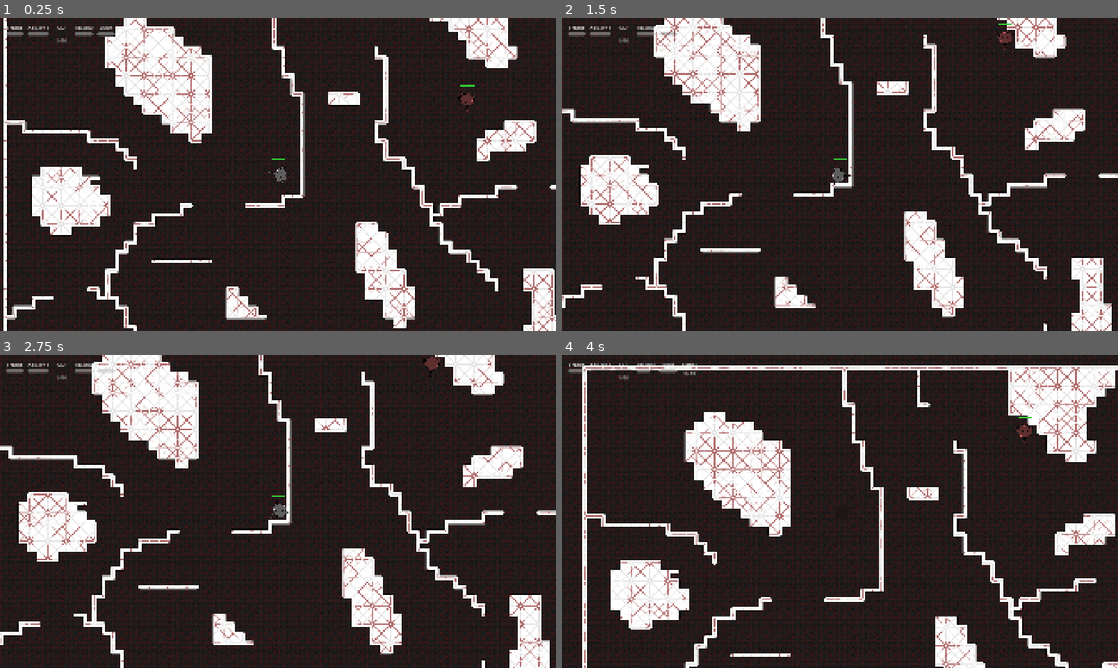
Above: before the commit, frames 1-4 (two rows, left to right).
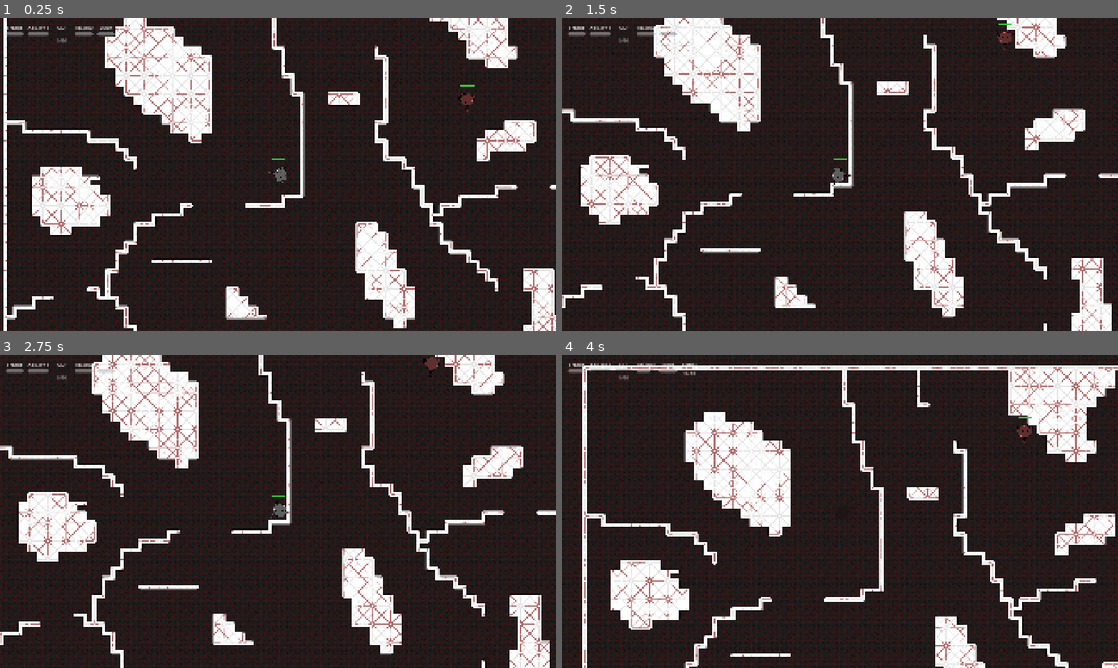
Above: after the commit, the same moments.

Repository: UVASGD/spring-2026-meowdernwarfare
Game: Godot game, scene res://scenes/game.tscn
The game is run twice, just before and just after one commit, with the same random seed, the same clock (stepped at 60 frames per second) and the same inputs. This scene is started directly instead of the project's main scene.
Inputs (mouse positions are in pixels of both pictures, inside the frame that each line leads up to):
- Up to frame 1 (0.25 s): no input
- Up to frame 2 (1.5 s): tap Enter (ui_accept) at 0.5, 0.77 s; move the mouse to (962, 158) at 0.52 s; hold D 0.53-1.28 s; tap Shift at 0.6 s; click (962, 158) at 0.67 s; move the mouse to (728, 190) at 1.27 s; hold S from 1.28 s (still down); tap Space at 1.35 s
- Up to frame 3 (2.75 s): tap Enter (ui_accept) at 1.52 s; move the mouse to (333, 442) at 2.02 s; release S at 2.03 s; hold D from 2.03 s (still down); tap Q at 2.1 s
- Up to frame 4 (4 s): move the mouse to (812, 574) at 2.77 s; release D at 2.78 s; hold W 2.78-3.53 s; tap R at 2.85 s; click (812, 574) at 2.92 s; tap Enter (ui_accept) at 3.02, 3.77 s; move the mouse to (1006, 558) at 3.52 s; hold A from 3.53 s (still down); tap E at 3.6 s

The runs differ from the first frame. In frame 1, 2.6% of the frame differs, in the area x 0-100%, y 0-100%; in frame 2, 2.9%; in frame 3, 2.8%; in frame 4, 3.1%, in the area x 4-100%, y 3-100%.

Commit message:
Added in the slightest of changes to loanshark, and implemented their sprites

Diff:
--- a/scenes/heroes/loanshark.tscn
+++ b/scenes/heroes/loanshark.tscn
@@ -1,16 +1,164 @@
-[gd_scene load_steps=2 format=3]
+[gd_scene load_steps=34 format=3 uid="uid://bm518183utayv"]
 
-[ext_resource type="Script" path="res://scripts/heroes/loanshark.gd" id="1_script"]
+[ext_resource type="Script" uid="uid://kb44jk3w67cb" path="res://scripts/heroes/loanshark.gd" id="1_script"]
+[ext_resource type="Texture2D" uid="uid://dhj58brqe3yqh" path="res://assets/sprites/loanshark/loan shark.png" id="2_cpwo7"]
+[ext_resource type="Texture2D" uid="uid://cq3rks3mbbrif" path="res://assets/sprites/loanshark/reap animation/sharkbite_frame_1.png" id="3_e4u3g"]
+[ext_resource type="Texture2D" uid="uid://dii78tjrxsast" path="res://assets/sprites/loanshark/melee animation/melee_1.png" id="3_he6r5"]
+[ext_resource type="Texture2D" uid="uid://f2esd0yfirxq" path="res://assets/sprites/loanshark/reap animation/sharkbite_frame_2.png" id="4_4pbhw"]
+[ext_resource type="Texture2D" uid="uid://fsqxbqo1k2t3" path="res://assets/sprites/loanshark/melee animation/melee_2.png" id="4_sgv4u"]
+[ext_resource type="Texture2D" uid="uid://dqb7vlm6nqvts" path="res://assets/sprites/loanshark/reap animation/sharkbite_frame_3.png" id="5_6kx2j"]
+[ext_resource type="Texture2D" uid="uid://bv4xspvg3fuit" path="res://assets/sprites/loanshark/melee animation/melee_3.png" id="5_8flhq"]
+[ext_resource type="Texture2D" uid="uid://d1jogyvvvpdl3" path="res://assets/sprites/loanshark/melee animation/melee_4.png" id="6_di7q2"]
+[ext_resource type="Texture2D" uid="uid://c2458foa4ds34" path="res://assets/sprites/loanshark/reap animation/sharkbite_frame_4.png" id="6_kuev5"]
+[ext_resource type="Texture2D" uid="uid://ct13w145vql0s" path="res://assets/sprites/loanshark/reap animation/sharkbite_frame_5.png" id="7_0flp1"]
+[ext_resource type="Texture2D" uid="uid://bg7uu37pfwp68" path="res://assets/sprites/loanshark/melee animation/melee_5.png" id="7_yln50"]
+[ext_resource type="Texture2D" uid="uid://qsyqys7j2edl" path="res://assets/sprites/loanshark/walk frames/loan_walk_1.png" id="8_he6r5"]
+[ext_resource type="Texture2D" uid="uid://cms0ehosxge4w" path="res://assets/sprites/loanshark/melee animation/melee_6.png" id="8_rnqa7"]
+[ext_resource type="Texture2D" uid="uid://c5s58li1gkty1" path="res://assets/sprites/loanshark/walk frames/loan_walk_2.png" id="9_sgv4u"]
+[ext_resource type="Texture2D" uid="uid://bd2plqukl38x3" path="res://assets/sprites/loanshark/walk frames/loan_walk_3.png" id="10_8flhq"]
+[ext_resource type="Texture2D" uid="uid://r77w0t2ljyss" path="res://assets/sprites/loanshark/walk frames/loan_walk_4.png" id="11_di7q2"]
+
+[sub_resource type="AtlasTexture" id="AtlasTexture_yln50"]
+atlas = ExtResource("2_cpwo7")
+region = Rect2(0, 0, 500, 500)
+
+[sub_resource type="AtlasTexture" id="AtlasTexture_713vh"]
+atlas = ExtResource("4_sgv4u")
+region = Rect2(0, 0, 600, 600)
+
+[sub_resource type="AtlasTexture" id="AtlasTexture_5vfep"]
+atlas = ExtResource("5_8flhq")
+region = Rect2(0, 0, 600, 600)
+
+[sub_resource type="AtlasTexture" id="AtlasTexture_j34ix"]
+atlas = ExtResource("6_di7q2")
+region = Rect2(0, 0, 600, 600)
+
+[sub_resource type="AtlasTexture" id="AtlasTexture_fullv"]
+atlas = ExtResource("7_yln50")
+region = Rect2(0, 0, 600, 600)
+
+[sub_resource type="AtlasTexture" id="AtlasTexture_udnv0"]
+atlas = ExtResource("8_rnqa7")
+region = Rect2(0, 0, 600, 600)
+
+[sub_resource type="AtlasTexture" id="AtlasTexture_rnqa7"]
+atlas = ExtResource("3_e4u3g")
+region = Rect2(0, 0, 500, 500)
+
+[sub_resource type="AtlasTexture" id="AtlasTexture_y25vs"]
+atlas = ExtResource("4_4pbhw")
+region = Rect2(0, 0, 500, 500)
+
+[sub_resource type="AtlasTexture" id="AtlasTexture_4hism"]
+atlas = ExtResource("5_6kx2j")
+region = Rect2(0, 0, 500, 500)
+
+[sub_resource type="AtlasTexture" id="AtlasTexture_6ueb8"]
+atlas = ExtResource("6_kuev5")
+region = Rect2(0, 0, 500, 500)
+
+[sub_resource type="AtlasTexture" id="AtlasTexture_oxqi2"]
+atlas = ExtResource("7_0flp1")
+region = Rect2(0, 0, 500, 500)
+
+[sub_resource type="AtlasTexture" id="AtlasTexture_jht6k"]
+atlas = ExtResource("8_he6r5")
+region = Rect2(0, 0, 500, 500)
+
+[sub_resource type="AtlasTexture" id="AtlasTexture_e7m0o"]
+atlas = ExtResource("9_sgv4u")
+region = Rect2(0, 0, 500, 500)
+
+[sub_resource type="AtlasTexture" id="AtlasTexture_71870"]
+atlas = ExtResource("10_8flhq")
+region = Rect2(0, 0, 500, 500)
+
+[sub_resource type="AtlasTexture" id="AtlasTexture_igxca"]
+atlas = ExtResource("11_di7q2")
+region = Rect2(0, 0, 500, 500)
+
+[sub_resource type="SpriteFrames" id="SpriteFrames_713vh"]
+animations = [{
+"frames": [{
+"duration": 1.0,
+"texture": SubResource("AtlasTexture_yln50")
+}],
+"loop": true,
+"name": &"idle",
+"speed": 5.0
+}, {
+"frames": [{
+"duration": 1.0,
+"texture": ExtResource("3_he6r5")
+}, {
+"duration": 1.0,
+"texture": SubResource("AtlasTexture_713vh")
+}, {
+"duration": 1.0,
+"texture": SubResource("AtlasTexture_5vfep")
+}, {
+"duration": 1.0,
+"texture": SubResource("AtlasTexture_j34ix")
+}, {
+"duration": 1.0,
+"texture": SubResource("AtlasTexture_fullv")
+}, {
+"duration": 1.0,
+"texture": SubResource("AtlasTexture_udnv0")
+}],
+"loop": true,
+"name": &"melee animation",
+"speed": 9.0
+}, {
+"frames": [{
+"duration": 1.0,
+"texture": SubResource("AtlasTexture_rnqa7")
+}, {
+"duration": 1.0,
+"texture": SubResource("AtlasTexture_y25vs")
+}, {
+"duration": 1.0,
+"texture": SubResource("AtlasTexture_4hism")
+}, {
+"duration": 1.0,
+"texture": SubResource("AtlasTexture_6ueb8")
+}, {
+"duration": 1.0,
+"texture": SubResource("AtlasTexture_oxqi2")
+}],
+"loop": true,
+"name": &"reap animation",
+"speed": 4.0
+}, {
+"frames": [{
+"duration": 1.0,
+"texture": SubResource("AtlasTexture_jht6k")
+}, {
+"duration": 1.0,
+"texture": SubResource("AtlasTexture_e7m0o")
+}, {
+"duration": 1.0,
+"texture": SubResource("AtlasTexture_71870")
+}, {
+"duration": 1.0,
+"texture": SubResource("AtlasTexture_igxca")
+}],
+"loop": true,
+"name": &"walk animation",
+"speed": 8.0
+}]
 
 [node name="LoanShark" type="Node2D"]
+scale = Vector2(0.85, 0.85)
 script = ExtResource("1_script")
 max_health = 85.0
-move_speed_mult = 1.0
-shoot_cooldown = 0.3
 ability1_cooldown = 7.0
-ability2_cooldown = 14.0
 reload_time = 1.6
 mag_size = 14
 
 [node name="Sprite" type="AnimatedSprite2D" parent="."]
 scale = Vector2(0.3, 0.3)
+sprite_frames = SubResource("SpriteFrames_713vh")
+animation = &"walk animation"
+frame_progress = 0.853283
--- a/scripts/heroes/loanshark.gd
+++ b/scripts/heroes/loanshark.gd
@@ -1,5 +1,11 @@
 class_name HeroLoanShark
 extends Hero
+
+var meleeDamage = 20 #maybe for a melee character, we'd have a higher base damage
+var meleeCooldown = 1 #one swing per second
+var paymentPlanCooldown = 7
+var paymentPlanAbilityCount = 2
+var reapoCooldown = 8
 
 func get_hero_name() -> String:
 	return "LoanShark"
@@ -12,3 +18,6 @@
 
 func _do_ability2(aim_dir: Vector2, aim_pos: Vector2) -> void:
 	print("LoanShark: ability2")
+
+func _do_ultimate(aim_dir: Vector2, aim_pos: Vector2) -> void:
+	print("LoanShark: ultimate")
Binary file added: assets/sprites/loanshark/chomp damage animation/chomp_frame_1.png
Not shown, added: assets/sprites/loanshark/chomp damage animation/chomp_frame_1.png.import
Binary file added: assets/sprites/loanshark/chomp damage animation/chomp_frame_2.png
Not shown, added: assets/sprites/loanshark/chomp damage animation/chomp_frame_2.png.import
Binary file added: assets/sprites/loanshark/chomp damage animation/chomp_frame_3.png
Not shown, added: assets/sprites/loanshark/chomp damage animation/chomp_frame_3.png.import
Binary file added: assets/sprites/loanshark/chomp damage animation/chomp_frame_4.png
Not shown, added: assets/sprites/loanshark/chomp damage animation/chomp_frame_4.png.import
Binary file added: assets/sprites/loanshark/chomp damage animation/chomp_frame_5.png
Not shown, added: assets/sprites/loanshark/chomp damage animation/chomp_frame_5.png.import
Binary file added: assets/sprites/loanshark/loan shark.png
Not shown, added: assets/sprites/loanshark/loan shark.png.import
(and 30 more such lines)
